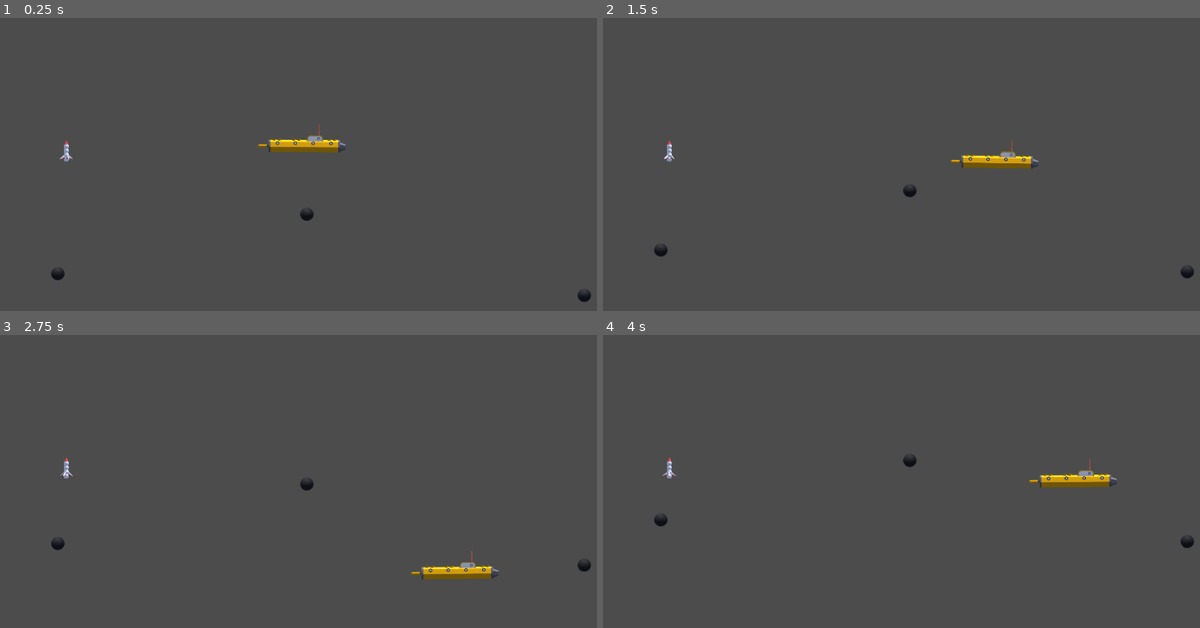
Above: before the commit, frames 1-4 (two rows, left to right).
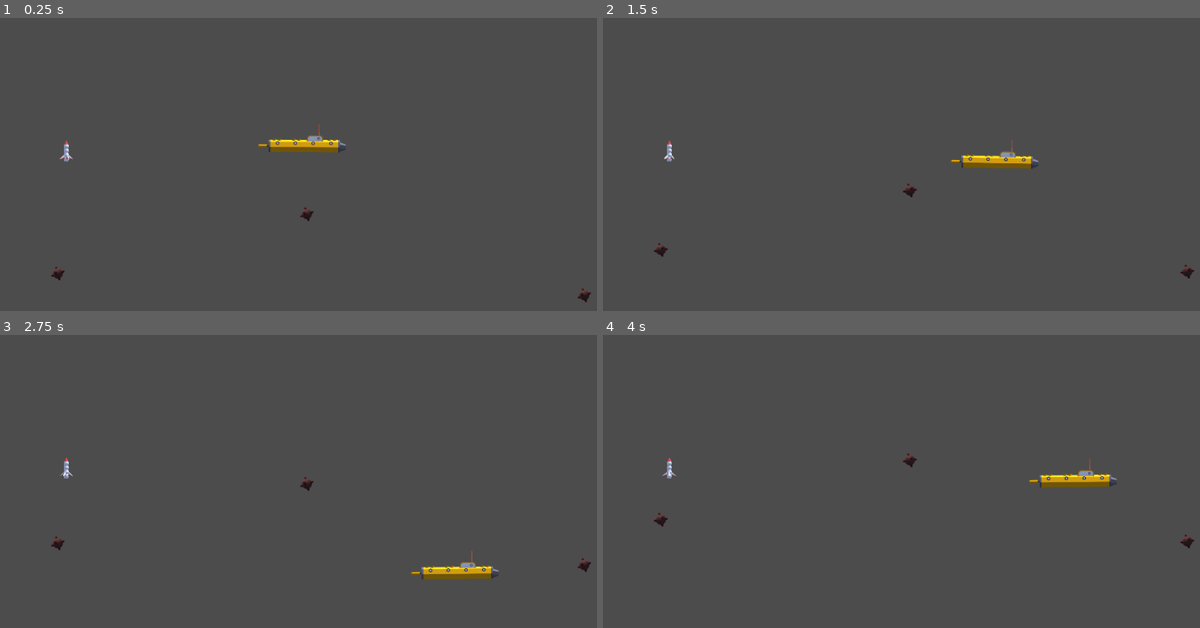
Above: after the commit, the same moments.

Repository: marc-hugh-tom/ludum-dare-48
Game: Godot game, scene res://nodes/PlayState.tscn
Two runs of this game, one before a commit and one after it. Both use one fixed random seed, a clock stepped at 60 frames per second and the inputs below.
Inputs:
- Up to frame 1 (0.25 s): no input
- Up to frame 2 (1.5 s): hold Right (ui_right) 0.53-1.28 s; hold Down (ui_down) from 1.28 s (still down)
- Up to frame 3 (2.75 s): release Down (ui_down) at 2.03 s; hold Right (ui_right) from 2.03 s (still down)
- Up to frame 4 (4 s): release Right (ui_right) at 2.78 s; hold Up (ui_up) 2.78-3.53 s; hold Left (ui_left) from 3.53 s (still down)

The runs differ from the first frame. In frame 1, 0.1% of the frame differs, in the area x 8-100%, y 64-97%; in frame 2, 0.1%; in frame 3, 0.1%; in frame 4, 0.1%.

Commit message:
Animated mine

Diff:
--- a/Scenes/Mine/Mine.tscn
+++ b/Scenes/Mine/Mine.tscn
@@ -1,19 +1,43 @@
-[gd_scene load_steps=4 format=2]
+[gd_scene load_steps=20 format=2]
 
 [ext_resource path="res://Scenes/Mine/Mine.gd" type="Script" id=1]
-[ext_resource path="res://assets/mine.png" type="Texture" id=2]
+[ext_resource path="res://assets/mine/mine_02.png" type="Texture" id=2]
+[ext_resource path="res://assets/mine/mine_06.png" type="Texture" id=3]
+[ext_resource path="res://assets/mine/mine_05.png" type="Texture" id=4]
+[ext_resource path="res://assets/mine/mine_04.png" type="Texture" id=5]
+[ext_resource path="res://assets/mine/mine_03.png" type="Texture" id=6]
+[ext_resource path="res://assets/mine/mine_01.png" type="Texture" id=7]
+[ext_resource path="res://assets/mine/mine_00.png" type="Texture" id=8]
+[ext_resource path="res://assets/mine/mine_07.png" type="Texture" id=9]
+[ext_resource path="res://assets/mine/mine_08.png" type="Texture" id=10]
+[ext_resource path="res://assets/mine/mine_09.png" type="Texture" id=11]
+[ext_resource path="res://assets/mine/mine_10.png" type="Texture" id=12]
+[ext_resource path="res://assets/mine/mine_11.png" type="Texture" id=13]
+[ext_resource path="res://assets/mine/mine_12.png" type="Texture" id=14]
+[ext_resource path="res://assets/mine/mine_13.png" type="Texture" id=15]
+[ext_resource path="res://assets/mine/mine_14.png" type="Texture" id=16]
+[ext_resource path="res://assets/mine/mine_15.png" type="Texture" id=17]
 
 [sub_resource type="CircleShape2D" id=1]
 radius = 12.8056
 
+[sub_resource type="SpriteFrames" id=2]
+animations = [ {
+"frames": [ ExtResource( 8 ), ExtResource( 7 ), ExtResource( 2 ), ExtResource( 6 ), ExtResource( 5 ), ExtResource( 4 ), ExtResource( 3 ), ExtResource( 9 ), ExtResource( 10 ), ExtResource( 11 ), ExtResource( 12 ), ExtResource( 13 ), ExtResource( 14 ), ExtResource( 15 ), ExtResource( 16 ), ExtResource( 17 ) ],
+"loop": true,
+"name": "default",
+"speed": 5.0
+} ]
+
 [node name="Mine" type="Area2D"]
 script = ExtResource( 1 )
-
-[node name="Sprite" type="Sprite" parent="."]
-scale = Vector2( 0.5, 0.5 )
-texture = ExtResource( 2 )
 
 [node name="CollisionShape2D" type="CollisionShape2D" parent="."]
 shape = SubResource( 1 )
 
+[node name="AnimatedSprite" type="AnimatedSprite" parent="."]
+scale = Vector2( 0.5, 0.5 )
+frames = SubResource( 2 )
+playing = true
+
 [connection signal="body_entered" from="." to="." method="_on_Mine_body_entered"]
Binary file removed: assets/mine.png
Binary file added: assets/mine/mine_00.png
Not shown, added: assets/mine/mine_00.png.import
Binary file added: assets/mine/mine_01.png
Not shown, added: assets/mine/mine_01.png.import
Binary file added: assets/mine/mine_02.png
Not shown, added: assets/mine/mine_02.png.import
Binary file added: assets/mine/mine_03.png
Not shown, added: assets/mine/mine_03.png.import
Binary file added: assets/mine/mine_04.png
Not shown, added: assets/mine/mine_04.png.import
Binary file added: assets/mine/mine_05.png
(and 22 more such lines)
